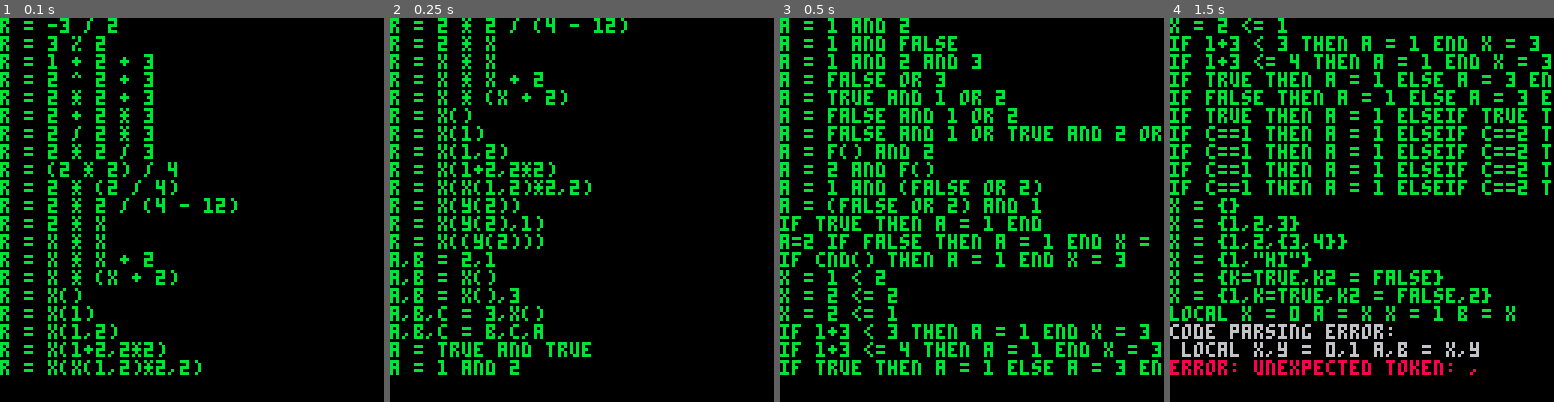
Above: before the commit, frames 1-4 (left to right).
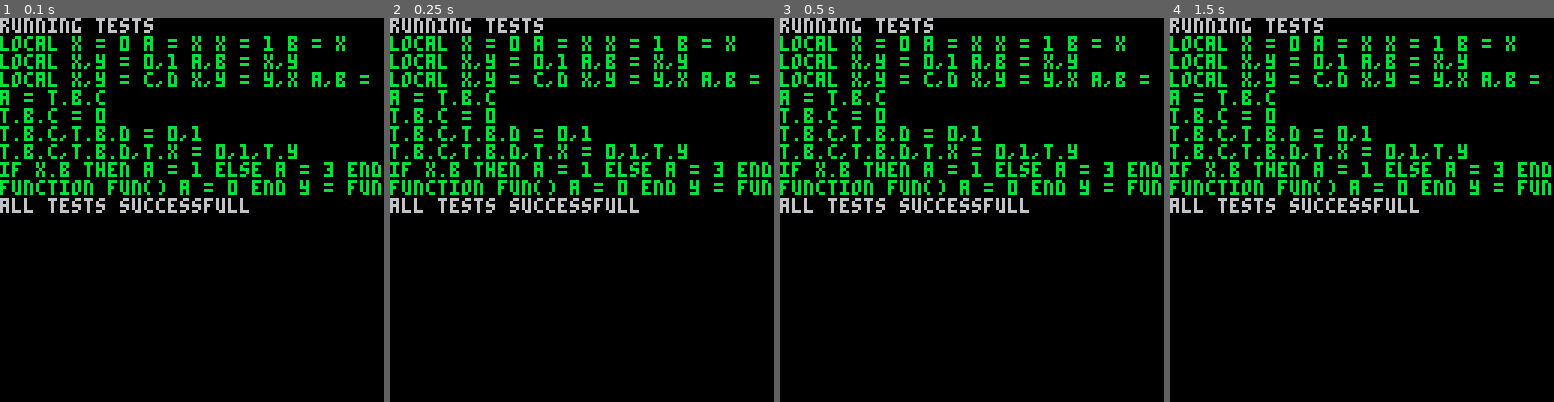
Above: after the commit, the same moments.

Repository: zet23t/pico8snippets
Game: PICO-8 cartridge picode.p8
The game is run twice, just before and just after one commit, with the same random seed, the same clock (stepped at 60 frames per second) and the same inputs.
Inputs:
- Up to frame 1 (0.1 s): no input
- Up to frame 2 (0.25 s): no input
- Up to frame 3 (0.5 s): no input
- Up to frame 4 (1.5 s): no input

The runs differ from the first frame. In frame 1, 13% of the frame differs, in the area x 0-100%, y 0-93%; in frame 2, 14%; in frame 3, 19%; in frame 4, 21%.

Commit message:
Function declaration and calling working

Diff:
--- a/picode.lua
+++ b/picode.lua
@@ -57,8 +57,10 @@
 	local co = cocreate(f)
 	local suc,err = coresume(co)
 	if not suc and err then
-		printh("execution error: "..err)
+		-- printh("execution error: "..err)
 		printh(trace(co,err))
+		dump(code_addr)
+
 	end
 	local err
 	for k,v in pairs(expected_values) do
@@ -86,83 +88,93 @@
 cls()
 print "running tests"
 test
-("r = 55.5", {r = 55.5})
-("r = 55.5 r2 = 123", {r = 55.5, r2 = 123})
-('a_str = "hi"', {a_str = "hi"})
-('a_bool = true b_bool = false', {a_bool = true, b_bool = false})
-('a_str = nil', {a_str = nil})
-("r = 1 + 2", {r = 3})
-("r = 1 - 2", {r = -1})
-("r = 2 * 3", {r = 6})
-("r = 3 / 2", {r = 1.5})
-("r = -3 / 2", {r = -1.5})
-("r = 3 % 2", {r = 1})
-("r = 1 + 2 + 3", {r = 6})
-("r = 2 ^ 2 + 3", {r = 2 ^ 2 + 3})
-("r = 2 * 2 + 3", {r = 2 * 2 + 3})
-("r = 2 + 2 * 3", {r = 2 + 2 * 3})
-("r = 2 / 2 * 3", {r = 2 / 2 * 3})
-("r = 2 * 2 / 3", {r = 2 * 2 / 3})
-("r = (2 * 2) / 4", {r = (2 * 2) / 4})
-("r = 2 * (2 / 4)", {r = 2 * (2 / 4)})
-("r = 2 * 2 / (4 - 12)", {r = 2 * 2 / (4 - 12)})
-("r = 2 * x", {r = 6},{x=3})
-("r = x * x", {r = 9},{x=3})
-("r = x * x + 2", {r = 11},{x=3})
-("r = x * (x + 2)", {r = 15},{x=3})
-("r = x()", {r = 5},{x=function() return 5 end})
-("r = x(1)", {r = 2},{x=function(a) return a*2 end})
-("r = x(1,2)", {r = 3},{x=function(a,b) return a+b end})
-("r = x(1+2,2*2)", {r = 7},{x=function(a,b) return a+b end})
-("r = x(x(1,2)*2,2)", {r = 8},{x=function(a,b) return a+b end})
-("r = x(y(2))", {r = 4},{y=function(a) return a,a end, x=function(a,b) return a+b end})
-("r = x(y(2),1)", {r = 3},{y=function(a) return a,a end, x=function(a,b) return a+b end})
-("r = x((y(2)))", {r = 2},{y=function(a) return a,a end, x=function(a,b) return a+(b or 0) end})
-("a,b = 2,1", {a = 2,b=1})
-("a,b = x()", {a = 2,b=1},{x=function() return 2,1 end})
-("a,b = x(),3", {a = 2,b=3},{x=function() return 2,1 end})
-("a,b,c = 3,x()", {a = 3,b=2,c=1},{x=function() return 2,1 end})
-("a,b,c = b,c,a", {a = 2,b=3,c=1},{a = 1, b = 2, c = 3})
-("a = true and true", {a = true})
-("a = 1 and 2", {a = 1 and 2})
-("a = 1 and false", {a = 1 and false})
-("a = 1 and 2 and 3", {a = 3})
-("a = false or 3", {a = 3})
-("a = true and 1 or 2", {a = 1})
-("a = false and 1 or 2", {a = 2})
-("a = false and 1 or true and 2 or 3", {a = 2})
-("a = f() and 2", {a = 2}, {f=function() return 1 end})
-("a = 2 and f()", {a = 1}, {f=function() return 1 end})
-("a = 1 and (false or 2)", {a = 2})
-("a = (false or 2) and 1", {a = 1})
-("if true then a = 1 end", {a = 1})
-("a=2 if false then a = 1 end x = 3", {a = 2,x = 3})
-("if cnd() then a = 1 end x = 3",{a=1,x=3}, {cnd=function()return 1 end})
-("x = 1 < 2",{x=true})
-("x = 2 <= 2",{x=true})
-("x = 2 <= 1",{x=false})
-("if 1+3 < 3 then a = 1 end x = 3",{x=3,a=0},{a=0})
-("if 1+3 <= 4 then a = 1 end x = 3",{x=3,a=1})
-("if true then a = 1 else a = 3 end",{a=1})
-("if false then a = 1 else a = 3 end",{a=3})
-("if true then a = 1 elseif true then a = 3 end",{a=1})
-for i=1,4 do
-	test("if c==1 then a = 1 elseif c==2 then a = 2 elseif c==3 then a = 3 else a = 4 end",
-		{a=i},{c=i})
-end
-test("x = {}",{x={}})
-("x = {1,2,3}",{x={1,2,3}})
-("x = {1,2,{3,4}}",{x={1,2,{3,4}}})
-('x = {1,"hi"}',{x={1,"hi"}})
-('x = {k=true,k2 = false}',{x={k=true,k2 = false}})
-('x = {1,k=true,k2 = false,2}',{x={1,k=true,k2 = false,2}})
+-- ("r = 55.5", {r = 55.5})
+-- ("r = 55.5 r2 = 123", {r = 55.5, r2 = 123})
+-- ('a_str = "hi"', {a_str = "hi"})
+-- ('a_bool = true b_bool = false', {a_bool = true, b_bool = false})
+-- ('a_str = nil', {a_str = nil})
+-- ("r = 1 + 2", {r = 3})
+-- ("r = 1 - 2", {r = -1})
+-- ("r = 2 * 3", {r = 6})
+-- ("r = 3 / 2", {r = 1.5})
+-- ("r = -3 / 2", {r = -1.5})
+-- ("r = 3 % 2", {r = 1})
+-- ("r = 1 + 2 + 3", {r = 6})
+-- ("r = 2 ^ 2 + 3", {r = 2 ^ 2 + 3})
+-- ("r = 2 * 2 + 3", {r = 2 * 2 + 3})
+-- ("r = 2 + 2 * 3", {r = 2 + 2 * 3})
+-- ("r = 2 / 2 * 3", {r = 2 / 2 * 3})
+-- ("r = 2 * 2 / 3", {r = 2 * 2 / 3})
+-- ("r = (2 * 2) / 4", {r = (2 * 2) / 4})
+-- ("r = 2 * (2 / 4)", {r = 2 * (2 / 4)})
+-- ("r = 2 * 2 / (4 - 12)", {r = 2 * 2 / (4 - 12)})
+-- ("r = 2 * x", {r = 6},{x=3})
+-- ("r = x * x", {r = 9},{x=3})
+-- ("r = x * x + 2", {r = 11},{x=3})
+-- ("r = x * (x + 2)", {r = 15},{x=3})
+-- ("r = x()", {r = 5},{x=function() return 5 end})
+-- ("r = x(1)", {r = 2},{x=function(a) return a*2 end})
+-- ("r = x(1,2)", {r = 3},{x=function(a,b) return a+b end})
+-- ("r = x(1+2,2*2)", {r = 7},{x=function(a,b) return a+b end})
+-- ("r = x(x(1,2)*2,2)", {r = 8},{x=function(a,b) return a+b end})
+-- ("r = x(y(2))", {r = 4},{y=function(a) return a,a end, x=function(a,b) return a+b end})
+-- ("r = x(y(2),1)", {r = 3},{y=function(a) return a,a end, x=function(a,b) return a+b end})
+-- ("r = x((y(2)))", {r = 2},{y=function(a) return a,a end, x=function(a,b) return a+(b or 0) end})
+-- ("a,b = 2,1", {a = 2,b=1})
+-- ("a,b = x()", {a = 2,b=1},{x=function() return 2,1 end})
+-- ("a,b = x(),3", {a = 2,b=3},{x=function() return 2,1 end})
+-- ("a,b,c = 3,x()", {a = 3,b=2,c=1},{x=function() return 2,1 end})
+-- ("a,b,c = b,c,a", {a = 2,b=3,c=1},{a = 1, b = 2, c = 3})
+-- ("a = true and true", {a = true})
+-- ("a = 1 and 2", {a = 1 and 2})
+-- ("a = 1 and false", {a = 1 and false})
+-- ("a = 1 and 2 and 3", {a = 3})
+-- ("a = false or 3", {a = 3})
+-- ("a = true and 1 or 2", {a = 1})
+-- ("a = false and 1 or 2", {a = 2})
+-- ("a = false and 1 or true and 2 or 3", {a = 2})
+-- ("a = f() and 2", {a = 2}, {f=function() return 1 end})
+-- ("a = 2 and f()", {a = 1}, {f=function() return 1 end})
+-- ("a = 1 and (false or 2)", {a = 2})
+-- ("a = (false or 2) and 1", {a = 1})
+-- ("if true then a = 1 end", {a = 1})
+-- ("a=2 if false then a = 1 end x = 3", {a = 2,x = 3})
+-- ("if cnd() then a = 1 end x = 3",{a=1,x=3}, {cnd=function()return 1 end})
+-- ("x = 1 < 2",{x=true})
+-- ("x = 2 <= 2",{x=true})
+-- ("x = 2 <= 1",{x=false})
+-- ("if 1+3 < 3 then a = 1 end x = 3",{x=3,a=0},{a=0})
+-- ("if 1+3 <= 4 then a = 1 end x = 3",{x=3,a=1})
+-- ("if true then a = 1 else a = 3 end",{a=1})
+-- ("if false then a = 1 else a = 3 end",{a=3})
+-- ("if true then a = 1 elseif true then a = 3 end",{a=1})
+-- for i=1,4 do
+-- 	test("if c==1 then a = 1 elseif c==2 then a = 2 elseif c==3 then a = 3 else a = 4 end",
+-- 		{a=i},{c=i})
+-- end
+-- test("x = {}",{x={}})
+-- ("x = {1,2,3}",{x={1,2,3}})
+-- ("x = {1,2,{3,4}}",{x={1,2,{3,4}}})
+-- ('x = {1,"hi",f()}',{x={1,"hi",2}},{f=function()return 2 end})
+-- ('x = {k=true,k2 = false}',{x={k=true,k2 = false}})
+-- ('x = {1,k=true,k2 = false,2}',{x={1,k=true,k2 = false,2}})
 ('local x = 0 a = x x = 1 b = x', {a = 0, b = 1, x = false}, {x=false})
 ('local x,y = 0,1 a,b = x,y', {a = 0, b = 1, x = false}, {x=false})
+('local x,y = c,d x,y = y,x a,b = y,x', {a = 0, b = 1, x = false}, {c=0,d=1,x=false})
+('a = t.b.c', {a = 0}, {t={b={c=0}}})
+('t.b.c = 0', {t = {b={c=0}}}, {t={b={}}})
+('t.b.c,t.b.d = 0,1', {t = {b={c=0,d=1}}}, {t={b={}}})
+('t.b.c,t.b.d,t.x = 0,1,t.y', {t = {b={c=0,d=1},x="f",y="f"}}, {t={b={},y="f"}})
+("if x.b then a = 1 else a = 3 end",{a=1},{x={b=true}})
+('function fun() a = 0 end y = fun()', {a = 0})
+
 --[[
 missing features
-- local variables
-- table access
 - function declaration
+- table access (this will be fun)
+  [x] access with .
+  [ ] access with []
+  [ ] access with :
 - function calling as statement
 - for loop
 - for .. in loop
--- a/scripts/picode-compiler.lua
+++ b/scripts/picode-compiler.lua
@@ -55,9 +55,6 @@
 end
 function mem_writer:op_push_num(n)
 	return self:op(op_push_num):num(n)
-end
-function mem_writer:op_get_table(n)
-	return self:op(op_get_table):num2(n)
 end
 function mem_writer:op_get_global()
 	return self:op(op_get_global)
@@ -117,7 +114,7 @@
 for c in all(split ".,:,(,),\",\\,[,],{,},+,-,*,/,%,=,==,~=,<,>,<=,>=") do
 	tokens[c] = c
 end
-for keyword in all(split("and,or,not,true,false,if,then,else,elseif,end,do,while,for,in,local")) do
+for keyword in all(split("and,or,not,true,false,if,then,else,elseif,end,do,while,for,in,local,function")) do
 	--tokens[keyword] = keyword
 	keywords[keyword] = keyword
 end
@@ -164,6 +161,11 @@
 		pos = p
 		return t
 	end
+	local function is_next_token(t)
+		if peek_token() == t then
+			return next_token()
+		end
+	end
 	local err_msg
 	local function error(err)
 		err_msg = err
@@ -215,6 +217,7 @@
 		skip_whitespaces()
 		local pstart = pos
 		local t = next_token()
+		--print(pos..": "..t)
 		if t == "{" then
 			mem_writer:op(op_push_table)
 			local n = 1
@@ -293,6 +296,14 @@
 				mem_writer:op_push_str(t)
 				mem_writer:op_get_global()
 			end
+			while is_next_token "." do
+				local name = next_token()
+				if not is_valid_name(name) then
+					error("valid name expected, got "..name)
+				end
+				mem_writer:op_push_str(name)
+				mem_writer:op(op_get_table)
+			end
 			if unary == "not" then
 				mem_writer:op(op_not)
 			elseif unary == "-" then
@@ -363,14 +374,52 @@
 			call()
 		end
 	end
+	local function next_name()
+		local name = next_token()
+		if not is_valid_name(name) or keywords[name] then
+			error("invalid name: "..name)
+		end
+		return name
+	end
 	local function expected(expected, found)
 		if expected ~= found then
 			error("expected "..expected..", found "..found)
 		end
 	end
-	local function parse_statement(parse_until)
+	local parse_statement
+	local function parse_function(is_local, requires_name)
+		local name = next_name()
+		local scope, index = get_var_info(name)
+		if scope then
+			mem_writer:op_push_local(scope,index)
+		else
+			mem_writer:op_push_str(name)
+		end
+		mem_writer:op_var(1)
+		mem_writer:op_val(1)
+		while is_next_token "." do
+			local sub = next_name()
+			error "todo"
+		end
+		if not is_next_token "(" then
+			expected("(", peek_token())
+		end
+		while not is_next_token ")" do
+			add_var(next_name())
+		end
+
+		local addr_f_start = mem_writer:op(op_push_function):num2symbol()
+		mem_writer:op_set_vars(1)
+		local addr_f_end = mem_writer:op(op_jmp):num2symbol()
+		mem_writer:num2symbol(addr_f_start)
+		parse_statement {["end"] = true}
+		mem_writer:op(op_return):num1(0)
+		mem_writer:num2symbol(addr_f_end)
+	end
+	function parse_statement(parse_until)
 		local start = pos
 		local t = next_token()
+		--print(t.." - "..pos)
 		if not t then return true end
 		if parse_until[t] then
 			return
@@ -400,6 +449,10 @@
 				mem_writer:num2symbol(symbol)
 			end
 			for s in all(finals) do mem_writer:num2symbol(s) end
+		elseif t == "function" then
+			parse_function(false, true)
+		elseif t == "local" and peek_token() == "function" then
+			parse_function(true, true)
 		elseif t == "local" then
 			local vars = {}
 			while 1 do
@@ -412,11 +465,15 @@
 				if next == "=" then
 					mem_writer:op(op_local)
 					next_token()
-					parse_expression(0,0,nil,true)
+					repeat
+						parse_expression(0,0,nil,true)
+					until peek_token() ~= "," or not next_token()
 					for name in all(vars) do
 						add_var(name)
 					end
+					-- printh("---"..trace())
 					mem_writer:op(op_assign_locals):num1(#vars)
+					-- next_token()
 					break
 				end
 				if next ~= ',' then
@@ -434,9 +491,10 @@
 			local op = next_token()
 			if op == '(' then
 				-- mem_writer:op_push_str(t):op(op_get_global):op(op_call_start)
-			elseif op == '=' or op == "," then
+				error "not implemented"
+			elseif op == '=' or op == "," or op == "." then
 				local var_count = 0
-				local function push_var(t)
+				local function push_var(t, op)
 					var_count += 1
 					local scope, index = get_var_info(t)
 					if scope then
@@ -446,17 +504,32 @@
 						-- print(t)
 						mem_writer:op_push_str(t)
 					end
+
+					while op == "." or is_next_token "." do
+						if op then
+							mem_writer:op(op_get_global)
+						end
+						op = nil
+						local name = next_name()
+						mem_writer:op_push_str(name):op(op_get_table)
+					end
 					mem_writer:op_var(var_count)
-				end
-				push_var(t)
+					return (op == "=" or op == ",") and op or next_token()
+				end
+				op = push_var(t,op)
 
 				while op == "," do
 					t = next_token()
+					if t == "=" then
+						op = t
+						break
+					end
 					if not is_valid_name(t) then
 						error("valid name expected: "..t)
 					end
-					push_var(t)
-					op = next_token()
+					op = push_var(t, next_token())
+
+					-- op = next_token()
 				end
 				if op ~= '=' then
 					error("expected =, found "..op)
@@ -467,6 +540,7 @@
 					mem_writer:op_val(arg)
 					arg += 1
 					parse_expression(0,0,nil,true)
+					-- todo shorten
 					if peek_token() == "," then
 						next_token()
 					else
--- a/scripts/picode-interpreter.lua
+++ b/scripts/picode-interpreter.lua
@@ -8,8 +8,10 @@
 op_push_nil = 6
 op_push_value = 7
 op_push_local = 7
+op_push_function = 8
 
 op_get_table = 11
+op_set_table = 12
 op_get_global = 13
 op_set_vars = 14
 op_var = 15
@@ -32,6 +34,7 @@
 op_call = 41
 op_call_r1 = 42
 op_val = 43
+op_return = 44
 
 op_jmp_cnd = 50
 op_jmp = 51
@@ -55,10 +58,10 @@
 
 ops = {}
 for i,op in ipairs(split (
-	"op_exit,op_push_table,op_push_str,op_push_num,op_push_true,op_push_false,"..
-	"op_push_nil,op_push_value,op_get_table,op_get_global,"..
+	"op_exit,op_push_table,op_push_str,op_push_num,op_push_true,op_push_false,op_push_function,"..
+	"op_push_nil,op_push_value,op_get_table,op_get_global,op_set_table,"..
 	"op_set_vars,op_add,op_sub,op_mul,op_div,op_pow,op_mod,op_and,op_or,"..
-	"op_not,op_call_start,op_call,op_call_r1,op_val,op_debug,op_var,op_jmp_cnd,"..
+	"op_not,op_call_start,op_call,op_call_r1,op_val,op_debug,op_var,op_jmp_cnd,op_return,"..
 	"op_jmp,op_cnd_check,op_next_table_value,op_table_assign,op_local,op_assign_locals,op_push_local"))
 do
 	ops[op] = _ENV[op]
@@ -81,6 +84,8 @@
 	[op_next_table_value] = 2,
 	[op_assign_locals] = 1,
 	[op_push_local] = 2,
+	[op_push_function] = 2,
+	[op_return] = 1,
 }
 
 function peek_str(addr)
@@ -140,11 +145,19 @@
 	local function stack_get(i)
 		assert(#vm.stack > 0, "stack underflow")
 		local v = i < 0 and vm.stack[#vm.stack + i + 1] or vm.stack[i]
+		assert(v)
+		local k = v.k
+
 		if v.scope then
 			--print(v.scope.." ")
-			return vm.vars[#vm.vars - v.scope][v.index]
-		end
-		return v[1]
+			v = vm.vars[#vm.vars - v.scope][v.index]
+		else
+			v = v[1]
+		end
+		if k then
+			v = v[k[1]]
+		end
+		return v
 	end
 	local function stack_pop_raw(n)
 		if n > 0 then
@@ -154,11 +167,16 @@
 	local function stack_pop(n)
 		if n > 0 then
 			local v = deli(vm.stack,#vm.stack - n + 1)
+			local k = v.k
 			if v.scope then
 				v = vm.vars[#vm.vars - v.scope][v.index]
 			else
 				v = v[1]
 			end
+			if k then
+				--print(tostr(v))
+				v = v[k[1]]
+			end
 
 			return v, stack_pop(n - 1)
 		end
@@ -175,24 +193,30 @@
 		end
 	end
 
+	local function stack_push_key(k)
+		vm.stack[#vm.stack].k = {k}
+	end
+
 	local function push_fcall(f,n)
 		n = n or 1
-		return function()
-			add(vm.stack, {f()})
+		return function(addr)
+			add(vm.stack, {f(addr)})
 			addr += n
+			return addr
 		end
 	end
 
 	local function push_literal(v)
-		return function()
+		return function(addr)
 			add(vm.stack, {v})
 			addr+=1
+			return addr
 		end
 	end
 	local call_starter = {}
 
 	local function op_call_handle(truncate)
-		return function()
+		return function(addr)
 			local p = #vm.stack
 			local n = 0
 			while p > 0 and vm.stack[p][1] ~= call_starter do
@@ -203,53 +227,90 @@
 			local f = deli(vm.stack, p - 1)[1]
 			if truncate then
 				stack_push((f(stack_pop(n))))
+				-- print("1->"..#vm.stack)
 			else
 				stack_push(f(stack_pop(n)))
+				-- print("2->"..#vm.stack)
 			end
 			addr +=1
-		end
-	end
-	local function log(str)
+			return addr
+		end
+	end
+	local function log(addr,str)
 		print(addr..": "..tostr(str))
 	end
-	local op_act = {
+
+	local op_act
+	local function prog(start)
+		return function(...)
+			for i=1,select('#',...) do
+				stack_push(select(i,...))
+			end
+			local addr = start
+			local assignmentvars = vm.assignmentvars
+			vm.assignmentvars = {}
+			::cont::
+			local op = peek(addr)
+			-- print(addr..": "..op)
+			if op == op_exit or op == op_return then
+				-- print("<<-"..#vm.stack)
+				vm.assignmentvars = assignmentvars
+				return stack_pop(#vm.stack)
+			end
+			if op_act[op] then
+				addr = op_act[op](addr)
+				goto cont
+			end
+
+			printh("unkown op: "..op.." @ "..tostr(addr))
+			-- assert()
+		end
+	end
+
+	op_act = {
 		[op_push_table] = push_fcall(function()return{}end),
 		[op_push_false] = push_literal(false),
 		[op_push_true] = push_literal(true),
 		[op_push_nil] = push_literal(nil),
-		[op_push_str] = push_fcall(function()return peek_str(peek2(addr+1))end,3),
-		[op_push_num] = push_fcall(function()
+		[op_push_str] = push_fcall(function(addr)return peek_str(peek2(addr+1))end,3),
+		[op_push_num] = push_fcall(function(addr)
 					-- printh(" "..#vm.stack.." = "..peek4(addr+1))
 			return peek4(addr+1)end,5),
-		[op_push_local] = function()
+		[op_push_local] = function(addr)
 			-- log("op_push_local "..peek(addr+1).." "..peek(addr+2))
 			stack_push_local(peek(addr+1),peek(addr+2))
-			addr += 3
-		end,
-		[op_local] = function()
-			add(vm.assignmentvars, #vm.stack)
-			addr += 1
-		end,
-		[op_assign_locals] = function()
+			return addr + 3
+		end,
+		[op_push_function] = function(addr)
+			stack_push(prog(peek2(addr + 1)))
+			return addr + 3
+		end,
+		[op_local] = function(addr)
+			add(vm.assignmentvars, #vm.stack + 1)
+			return addr + 1
+		end,
+		[op_assign_locals] = function(addr)
 			local n = peek(addr+1)
-			addr += 2
-			local stack_pos = deli(vm.assignmentvars, #vm.assignmentvars)
-			-- log(tostr(stack_pos))
 			local stack_start = deli(vm.assignmentvars, #vm.assignmentvars)
+			local stack_pos = stack_start
+			-- log(addr,tostr(stack_pos))
 			local scope_vars = vm.vars[#vm.vars]
 			for i=1,n do
 				scope_vars.n += 1
 				local index = scope_vars.n
-				scope_vars[index] = stack_get(index)
+				-- print(stack_pos.." - "..#vm.stack)
+				scope_vars[index] = stack_get(stack_pos)
 				-- print(index..": "..scope_vars[index])
+				stack_pos += 1
 			end
 			stack_pop_raw(#vm.stack - stack_pos)
-		end,
-		[op_next_table_value] = function()
+			return addr + 2
+		end,
+		[op_next_table_value] = function(addr)
 			add(vm.table_assign,{peek2(addr+1), #vm.stack, stack_get(-1)})
-			addr += 3
-		end,
-		[op_table_assign] = function()
+			return addr + 3
+		end,
+		[op_table_assign] = function(addr)
 			local index, stack_pos, tab = unpack(deli(vm.table_assign, #vm.table_assign))
 
 			if index == 0 then
@@ -258,196 +319,185 @@
 			else
 				tab[index] = stack_pop(#vm.stack - stack_pos)
 			end
-			addr += 1
-		end,
-		[op_call_start] = function()
+			return addr + 1
+		end,
+		[op_get_table] = function(addr)
+			local t,k = stack_pop(2)
+			stack_push(t)
+			stack_push_key(k)
+			return addr + 1
+		end,
+		[op_call_start] = function(addr)
 			stack_push(call_starter)
-			addr +=1
+			return addr + 1
 		end,
 		[op_call_r1] = op_call_handle(true),
 		[op_call] = op_call_handle(),
-		[op_jmp] = function()
-			addr = peek2(addr+1)
-		end,
-		[op_jmp_cnd] = function()
+		[op_jmp] = function(addr)
+			return peek2(addr+1)
+		end,
+		[op_jmp_cnd] = function(addr)
 			local jmp = peek2(addr+1)
 			add(vm.cnd_check, {#vm.stack, jmp})
-			addr += 3
-		end,
-		[op_cnd_check] = function()
+			return addr + 3
+		end,
+		[op_cnd_check] = function(addr)
 			local stack_pos,jmp = unpack(deli(vm.cnd_check, #vm.cnd_check))
 			if not stack_pop(#vm.stack - stack_pos) then
-				addr = jmp
-			else
-				addr += 1
-			end
-		end,
-		[op_get_global] = function()
+				return jmp
+			end
+			return addr + 1
+		end,
+		[op_get_global] = function(addr)
 			-- local v = stack_get(-1)
 			-- printh("_ENV["..tostr(v).."] = "..
 			-- 	tostr(_ENV[v]))
 			stack_push(_ENV[stack_pop(1)])
-			addr += 1
-		end,
-		[op_val] = function()
+			return addr + 1
+		end,
+		[op_val] = function(addr)
 			local vnum = peek(addr + 1)
 			-- log("op_val "..vnum)
 			vm.assignmentvars[vnum].from = #vm.stack + 1
-			addr += 2
-		end,
-		[op_var] = function()
+			return addr + 2
+		end,
+		[op_var] = function(addr)
 			local vnum = peek(addr + 1)
 			-- log("op_var "..vnum)
 			vm.assignmentvars[vnum] = {target = stack_pop_raw(1)}
-			addr +=2
-		end,
-		[op_set_vars] = function()
-			-- log("set_vars "..#vm.stack)
-			local globals = peek(addr + 1)
-			addr += 2
-			local from = vm.assignmentvars[1].from
+			return addr + 2
+		end,
+		[op_set_vars] = function(addr)
+			-- log(addr,"set_vars "..#vm.stack)
+			local var_count = peek(addr + 1)
+			local first = #vm.assignmentvars - var_count + 1
+			--print(first.." - "..#vm.assignmentvars)
+			local from = vm.assignmentvars[first].from
 			local last = from
 			-- print "assign"
-			for i=1,#vm.assignmentvars do
+			if from then
+				for i=first,#vm.assignmentvars do
+					local info = vm.assignmentvars[i]
+					-- log(addr,"info.scope = "..tostr(serialize(info.target)))
+					if info.from then
+						last = info.from
+						info.v = last <= #vm.stack and stack_get(last)
+					else
+						last += 1
+						info.v = last <= #vm.stack and stack_get(last)
+					end
+				end
+			end
+			for i=first, #vm.assignmentvars do
 				local info = vm.assignmentvars[i]
-				-- log("info.scope = "..tostr(serialize(info.target)))
-				if not last then
-					if info.scope then
-						local_set(info.scope,info.index)
-					else
-						_ENV[info.target[1]] = nil
-					end
-				elseif info.from then
-					last = info.from
-					local v = last <= #vm.stack and stack_get(last)
+				vm.assignmentvars[i] = nil
+				local k = info.target.k
+				if k then
 					if info.target.scope then
 						-- print("set "..info.target.index.." = "..v)
-						local_set(info.target.scope,info.target.index,v)
+						local_get(info.target.scope,info.target.index)[k[1]] = info.v
 					else
-						-- print("set "..serialize(info.target).." = "..v)
-						_ENV[info.target[1]] = v
+						-- print("set "..tostr(info.target).." = "..v)
+						info.target[1][k[1]] = info.v
 					end
-					-- printh(" "..info.target.." = "..last.." - "..tostr(stack_get(1)))
 				else
-					last += 1
-					local v = last <= #vm.stack and stack_get(last)
-
 					if info.target.scope then
 						-- print("set "..info.target.index.." = "..v)
-						local_set(info.target.scope,info.target.index,v)
+						local_set(info.target.scope,info.target.index,info.v)
 					else
 						-- print("set "..tostr(info.target).." = "..v)
-						_ENV[info.target[1]] = v
+						_ENV[info.target[1]] = info.v
 					end
 				end
 			end
 			stack_pop(#vm.stack - from + 1)
 			-- print("< set_vars "..#vm.stack.." - "..from)
-			vm.assignmentvars = {}
 			-- printh(i..": "..tostr(info.target).." "..info.from)
-		end,
-		[op_and] = function()
+			return addr + 2
+		end,
+		[op_and] = function(addr)
 			if stack_get(-1) then
 				stack_pop(1)
-				addr += 3
-			else
-				addr = peek2(addr + 1)
-			end
-		end,
-		[op_or] = function()
+				return addr + 3
+			end
+			return peek2(addr + 1)
+		end,
+		[op_or] = function(addr)
 			if stack_get(-1) then
-				addr = peek2(addr + 1)
-			else
-				stack_pop(1)
-				addr += 3
-			end
-		end,
-		[op_lt] = function()
+				return peek2(addr + 1)
+			end
+			stack_pop(1)
+			return addr + 3
+		end,
+		[op_lt] = function(addr)
 			local k, v = stack_pop(2)
 			stack_push(k < v)
-			addr += 1
-		end,
-		[op_gt] = function()
+			return addr + 1
+		end,
+		[op_gt] = function(addr)
 			local k, v = stack_pop(2)
 			stack_push(k > v)
-			addr += 1
-		end,
-		[op_lte] = function()
+			return addr + 1
+		end,
+		[op_lte] = function(addr)
 			local k, v = stack_pop(2)
 			stack_push(k <= v)
-			addr += 1
-		end,
-		[op_gte] = function()
+			return addr + 1
+		end,
+		[op_gte] = function(addr)
 			local k, v = stack_pop(2)
 			stack_push(k >= v)
-			addr += 1
-		end,
-		[op_eq] = function()
+			return addr + 1
+		end,
+		[op_eq] = function(addr)
 			local k, v = stack_pop(2)
 			stack_push(k == v)
-			addr += 1
-		end,
-		[op_neq] = function()
+			return addr + 1
+		end,
+		[op_neq] = function(addr)
 			local k, v = stack_pop(2)
 			stack_push(k ~= v)
-			addr += 1
-		end,
-		[op_add] = function()
+			return addr + 1
+		end,
+		[op_add] = function(addr)
 			local k, v = stack_pop(2)
 			stack_push(k+v)
-			addr += 1
-		end,
-		[op_mul] = function()
+			return addr + 1
+		end,
+		[op_mul] = function(addr)
 			local k, v = stack_pop(2)
 
 			-- print("> "..tostr(k).." "..tostr(v))
 			stack_push(k*v)
-			addr += 1
-		end,
-		[op_sub] = function()
+			return addr + 1
+		end,
+		[op_sub] = function(addr)
 			local k, v = stack_pop(2)
 			stack_push(k-v)
-			addr += 1
-		end,
-		[op_div] = function()
+			return addr + 1
+		end,
+		[op_div] = function(addr)
 			local k, v = stack_pop(2)
 			stack_push(k/v)
-			addr += 1
-		end,
-		[op_mod] = function()
+			return addr + 1
+		end,
+		[op_mod] = function(addr)
 			local k, v = stack_pop(2)
 			stack_push(k%v)
-			addr += 1
-		end,
-		[op_pow] = function()
+			return addr + 1
+		end,
+		[op_pow] = function(addr)
 			local k, v = stack_pop(2)
 			stack_push(k^v)
-			addr += 1
-		end,
-		[op_debug] = function()
+			return addr + 1
+		end,
+		[op_debug] = function(addr)
 			printh("DEBUG:")
 			for i=1,#vm.stack do
 				printh("  @"..i..": "..tostr(vm.stack[i]))
 			end
-			addr += 1
+			return addr + 1
 		end
 	}
-
-	return function(...)
-		for i=1,select('#',...) do
-			stack_push(select(i,...))
-		end
-		::cont::
-		local op = peek(addr)
-		-- print(addr..": "..op)
-		if op == op_exit then
-			return stack_pop(#vm.stack)
-		end
-		if op_act[op] then
-			op_act[op]()
-			goto cont
-		end
-
-		printh("unkown op: "..op.." @ "..tostr(addr,true))
-	end
+	return prog(addr)
 end
